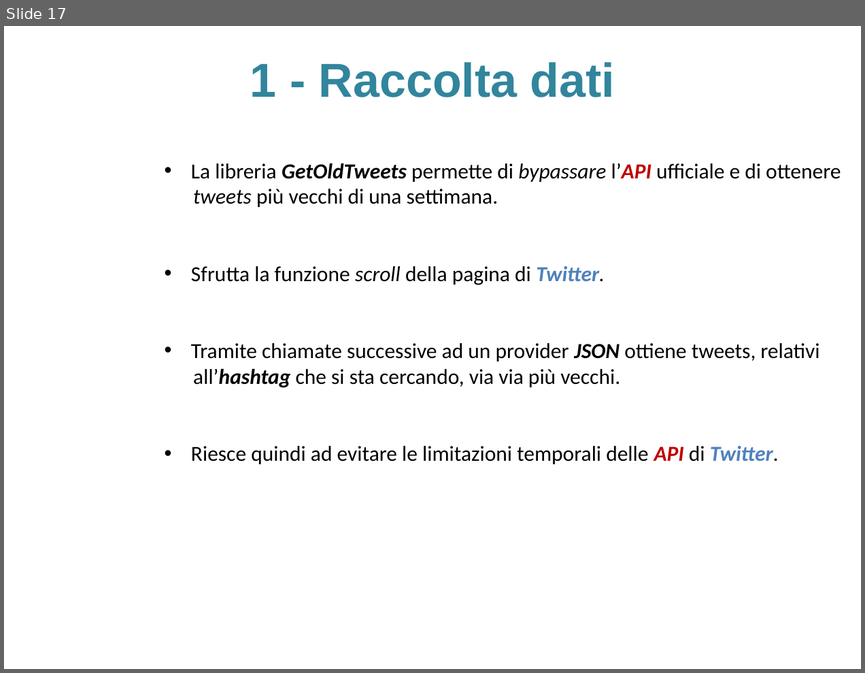
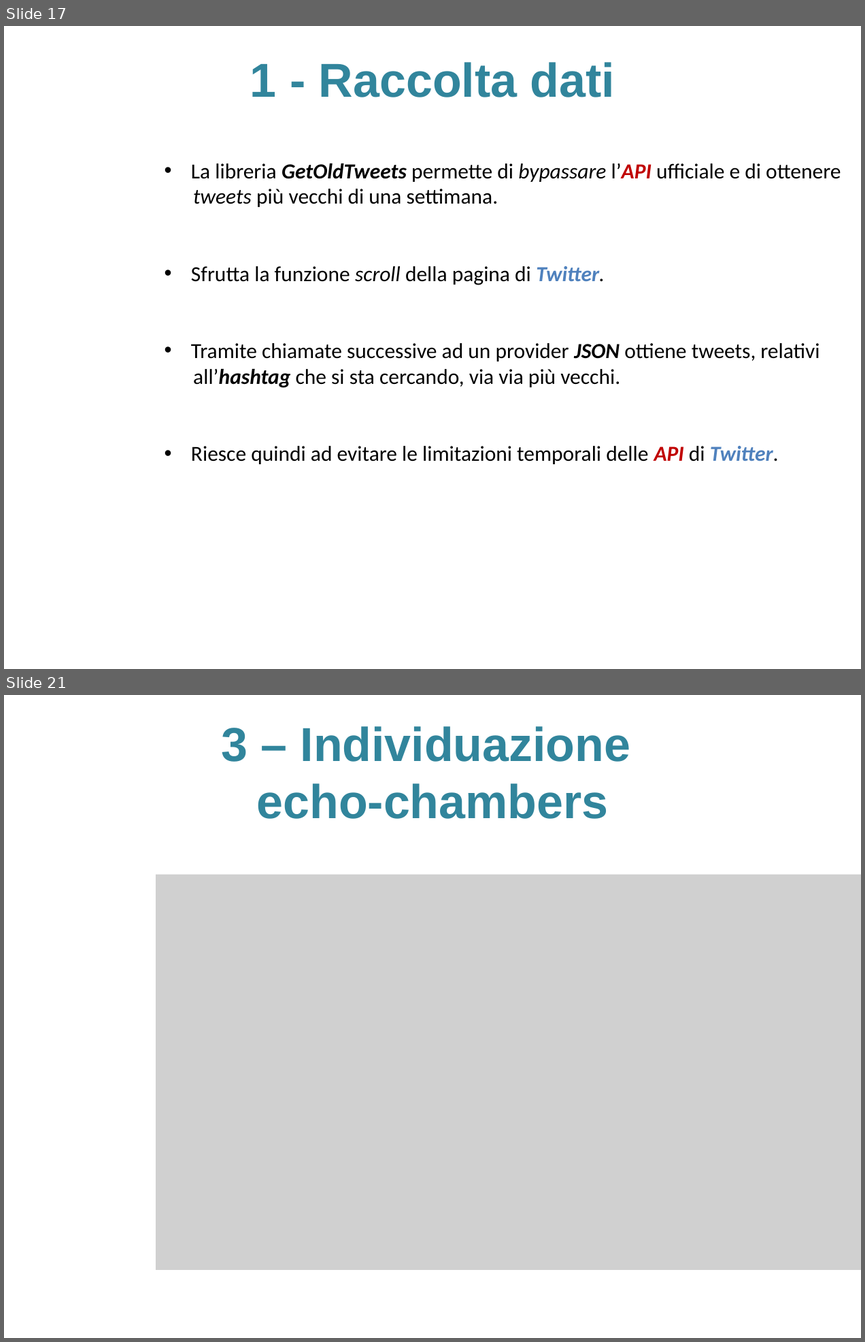
Before and after one commit to sidious1991/TesiLatex, a slide deck: PRESENTAZIONE_TESI/presentazione_agostini_stefano.pptx. Shown one above the other, each under a label of ours: slide 17 before the commit, slides 17 and 21 after it; the slides between them are not shown. The pictures are 865x673 and 865x1342 pixels, drawn with LibreOffice and Linux fonts; fonts in the diff are those of the drawing; grey boxes stand for pictures; background and template pictures are left out. Boxes give left, top, right and bottom in pixels: in the first picture for what was removed or moved away, otherwise in the second. Text is boxed around its words. In the diff, an @@ line names an element or a change of style, - is before the commit and + after.

```diff
--- a/PRESENTAZIONE_TESI/presentazione_agostini_stefano.pptx
+++ b/PRESENTAZIONE_TESI/presentazione_agostini_stefano.pptx
@@ slide 21 added at [4, 695, 861, 1338], background picture (left out) @@
@@ title added at [221, 726, 630, 819], 40 pt, text #31859C, bold @@
+3 – Individuazione
+echo-chambers
@@ picture added at [156, 874, 861, 1269] @@
```
Also in this commit, not shown: 7 slides changed, 8 other slides added, 3 other files.
